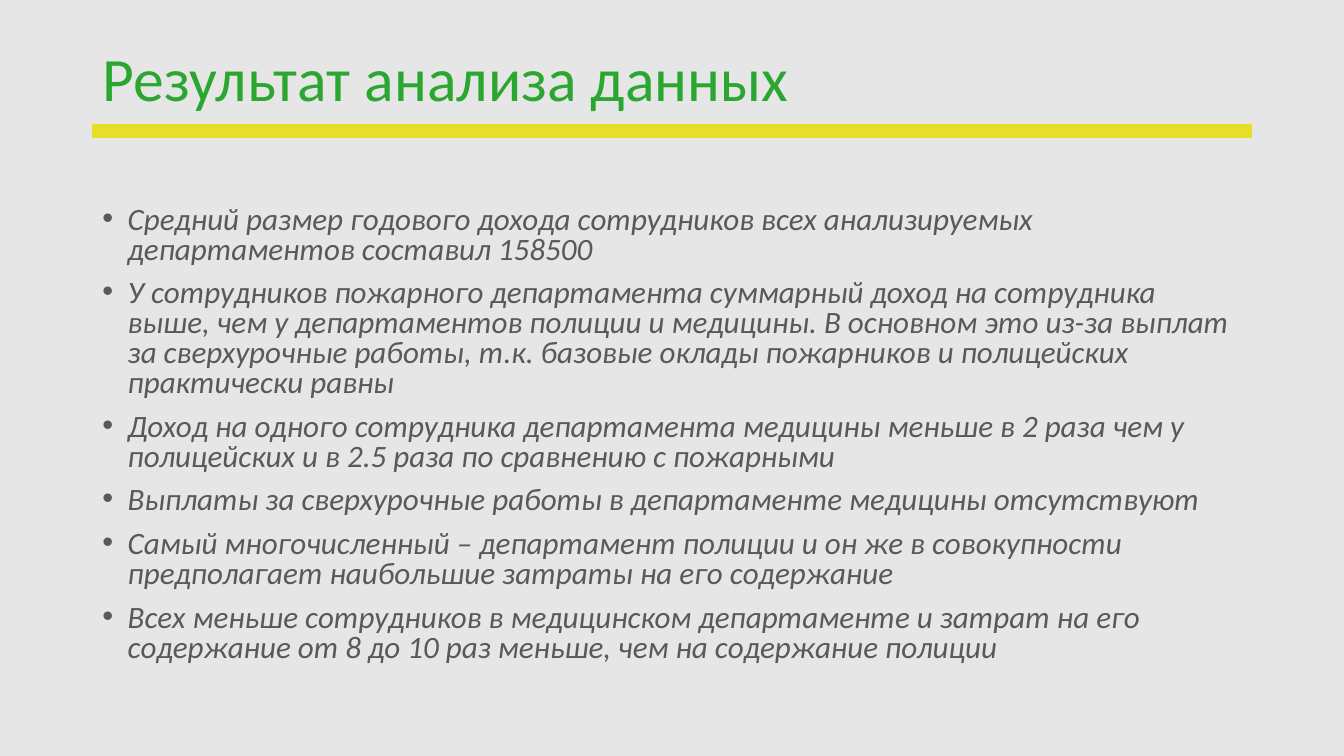
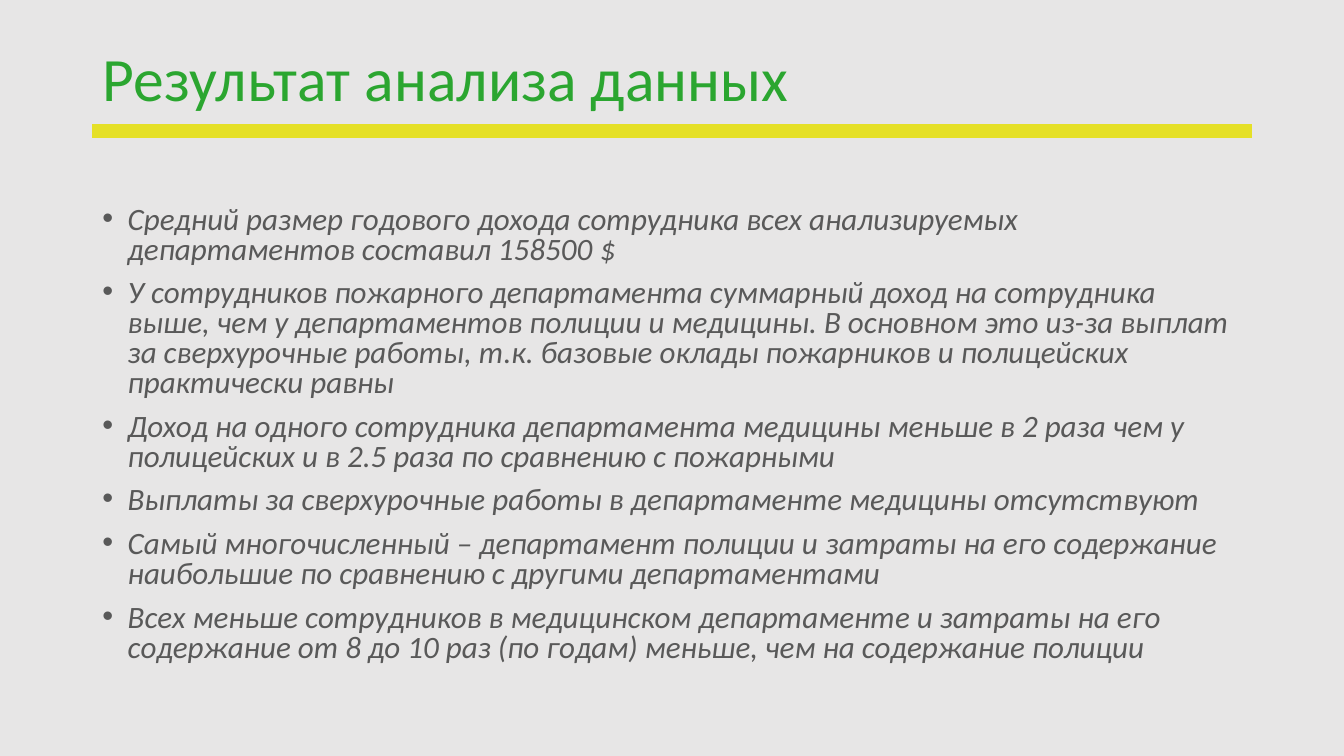
Before and after one commit to PhilippRemizov/My_final_project, a slide deck: slide 5 of Ремизов Филипп.pptx. Drawn at 1344x756 pixels with LibreOffice and Linux fonts; fonts in the diff are those of the drawing; background and template pictures are left out. Boxes give left, top, right and bottom in pixels: in the first picture for what was removed or moved away, otherwise in the second. Text is boxed around its words. In the diff, an @@ line names an element or a change of style, - is before the commit and + after.

```diff
--- a/Ремизов Филипп.pptx
+++ b/Ремизов Филипп.pptx
@@ text at (128,209,1018,265): text changed @@
-• Средний размер годового дохода сотрудников всех анализируемых департаментов составил 158500
+• Средний размер годового дохода сотрудника всех анализируемых департаментов составил 158500 $
@@ text at (128,533,1216,663): text changed @@
-• Самый многочисленный – департамент полиции и он же в совокупности предполагает наибольшие затраты на его содержание
-• Всех меньше сотрудников в медицинском департаменте и затрат на его содержание от 8 до 10 раз меньше, чем на содержание полиции
+• Самый многочисленный – департамент полиции и затраты на его содержание наибольшие по сравнению с другими департаментами
+• Всех меньше сотрудников в медицинском департаменте и затраты на его содержание от 8 до 10 раз (по годам) меньше, чем на содержание полиции
```
Also in this commit, not shown: 4 other slides changed.
